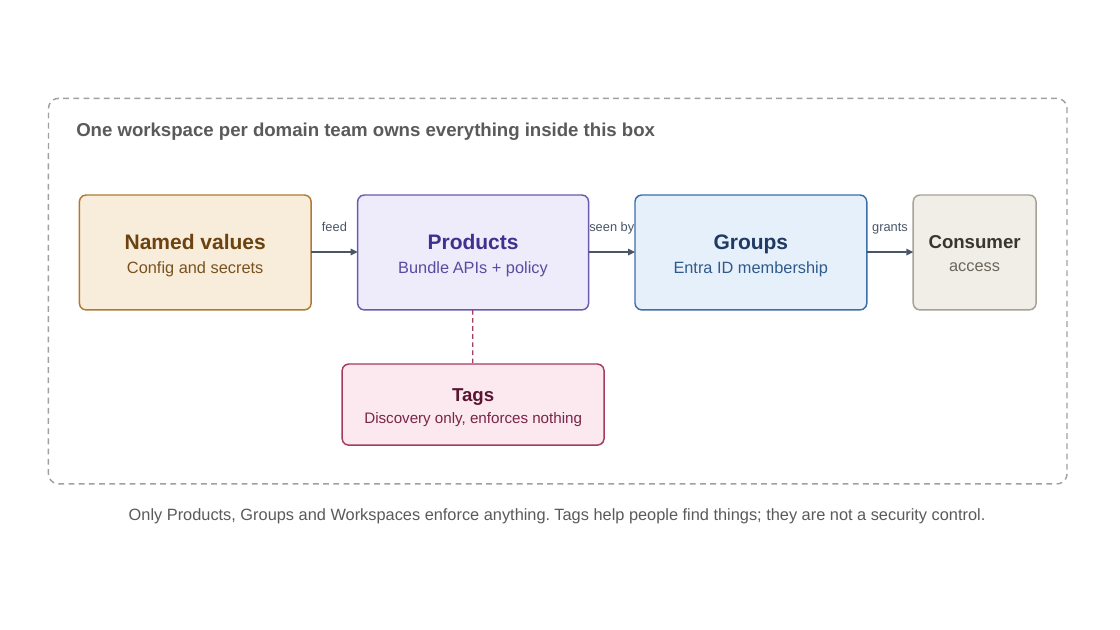
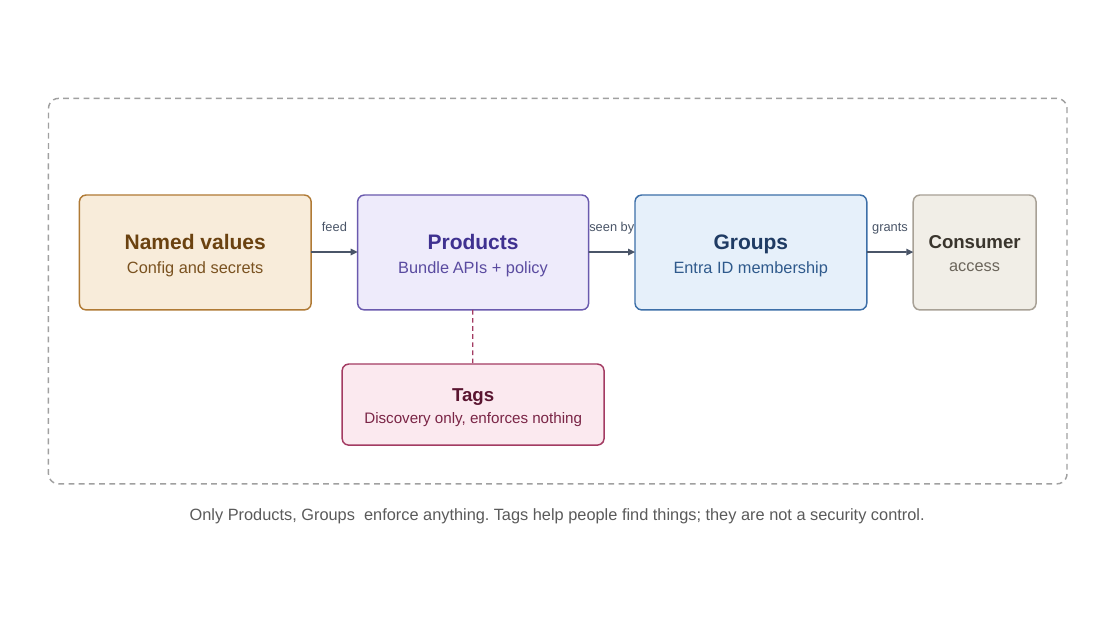
Before and after one commit to xpuneet/Pers, a slide deck: slide 4 of APIM_Diagrams.pptx. Drawn at 1120x630 pixels with LibreOffice and Linux fonts; fonts in the diff are those of the drawing. Boxes give left, top, right and bottom in pixels: in the first picture for what was removed or moved away, otherwise in the second. Text is boxed around its words. In the diff, an @@ line names an element or a change of style, - is before the commit and + after.

```diff
--- a/APIM_Diagrams.pptx
+++ b/APIM_Diagrams.pptx
@@ text removed at (x1=76, y1=122, x2=655, y2=140) @@
-One workspace per domain team owns everything inside this box
@@ text at (x1=190, y1=508, x2=925, y2=524): text changed @@
-Only Products, Groups and Workspaces enforce anything. Tags help people find things; they are not a security control.
+Only Products, Groups enforce anything. Tags help people find things; they are not a security control.
```
Also in this commit, not shown: 25 slides added.
